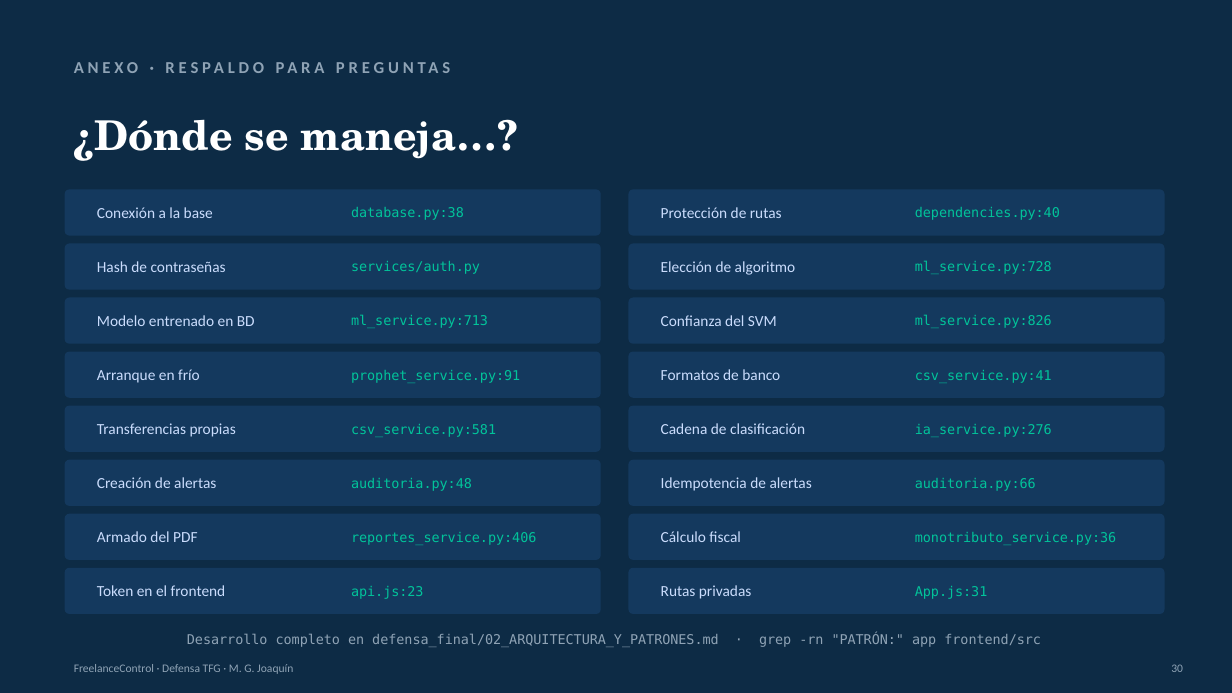
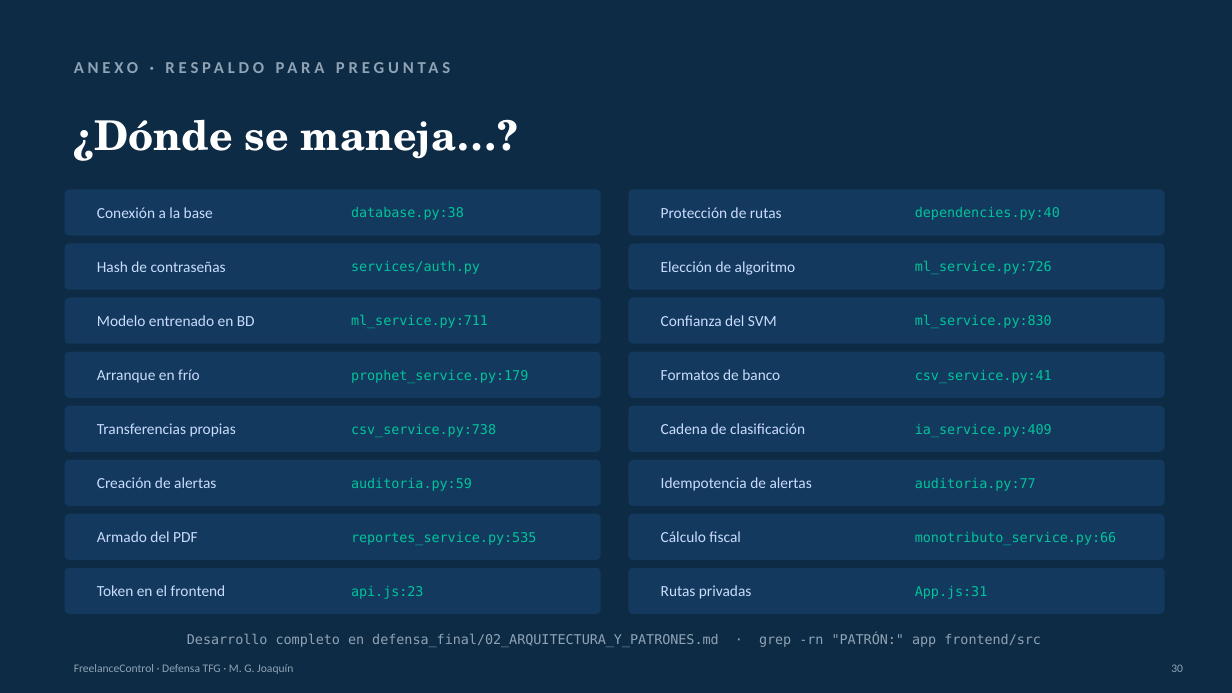
Before and after one commit to marcosjoaquin19/tfg-gestion-financiera-freelancers, a slide deck: slide 30 of defensa_final/slides/FreelanceControl_Defensa_Final.pptx. Drawn at 1232x693 pixels with LibreOffice and Linux fonts; fonts in the diff are those of the drawing. Boxes give left, top, right and bottom in pixels: in the first picture for what was removed or moved away, otherwise in the second. Text is boxed around its words. In the diff, an @@ line names an element or a change of style, - is before the commit and + after.

```diff
--- a/defensa_final/slides/FreelanceControl_Defensa_Final.pptx
+++ b/defensa_final/slides/FreelanceControl_Defensa_Final.pptx
@@ text at (351, 314, 488, 328): text changed @@
-ml_service.py:713
+ml_service.py:711
@@ text at (915, 314, 1052, 328): text changed @@
-ml_service.py:826
+ml_service.py:830
@@ text at (351, 370, 528, 383): text changed @@
-prophet_service.py:91
+prophet_service.py:179
@@ text at (351, 424, 496, 437): text changed @@
-csv_service.py:581
+csv_service.py:738
@@ text at (915, 424, 1052, 437): text changed @@
-ia_service.py:276
+ia_service.py:409
@@ text at (351, 478, 472, 491): text changed @@
-auditoria.py:48
+auditoria.py:59
@@ text at (915, 478, 1036, 491): text changed @@
-auditoria.py:66
+auditoria.py:77
@@ text at (351, 532, 536, 545): text changed @@
-reportes_service.py:406
+reportes_service.py:535
@@ text at (915, 532, 1116, 545): text changed @@
-monotributo_service.py:36
+monotributo_service.py:66
```
Also in this commit, not shown: 9 other slides changed, 3 other files.
